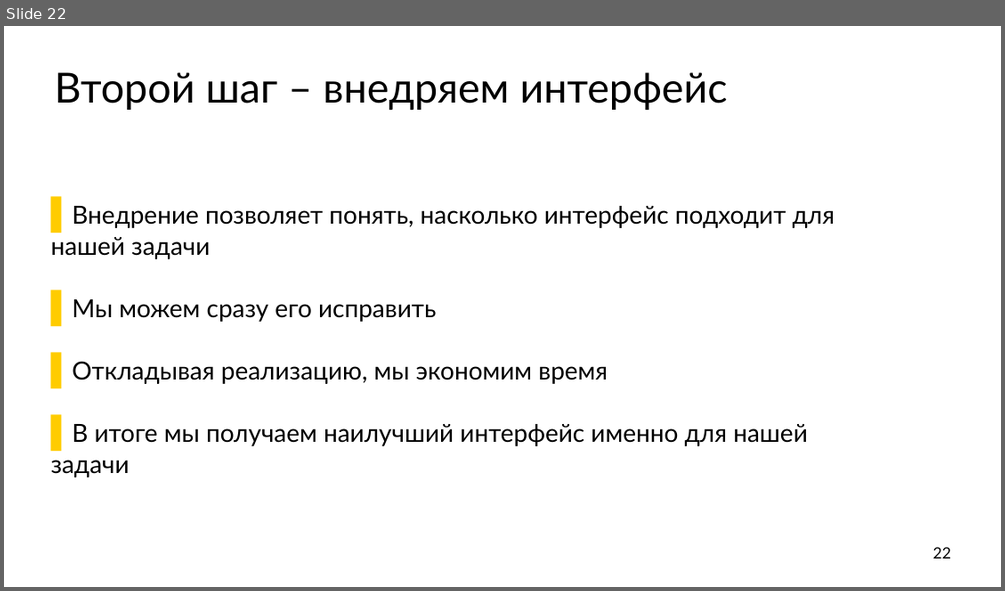
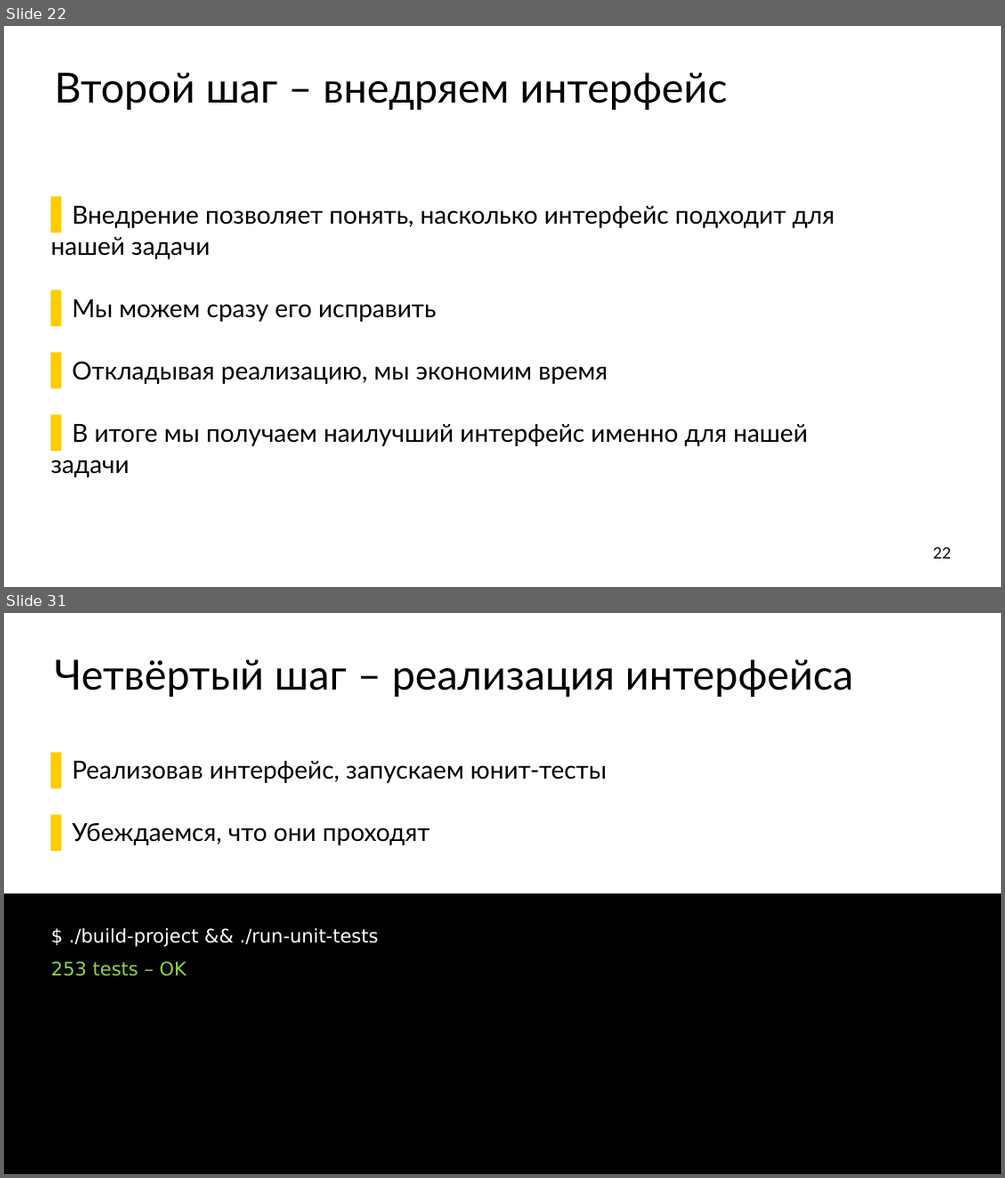
Before and after one commit to ishfb/secr2017, a slide deck: slides.pptx. Shown one above the other, each under a label of ours: slide 22 before the commit, slides 22 and 31 after it; the slides between them are not shown. The pictures are 1005x591 and 1005x1178 pixels, drawn with LibreOffice and Linux fonts; fonts in the diff are those of the drawing. Boxes give left, top, right and bottom in pixels: in the first picture for what was removed or moved away, otherwise in the second. Text is boxed around its words. In the diff, an @@ line names an element or a change of style, - is before the commit and + after.

```diff
--- a/slides.pptx
+++ b/slides.pptx
@@ slide 31 added at (x1=4, y1=613, x2=1001, y2=1174), background #FFFFFF @@
@@ title added at (x1=55, y1=659, x2=853, y2=697), 80 pt, text #000000 @@
+Четвёртый шаг – реализация интерфейса
@@ text added at (x1=72, y1=761, x2=607, y2=845), 48 pt, text #000000 @@
+  ▌ Реализовав интерфейс, запускаем юнит-тесты
+  ▌ Убеждаемся, что они проходят
@@ text added at (x1=4, y1=893, x2=1001, y2=1174), fill #000000, 36 pt, text #FFFFFF @@
+$ ./build-project && ./run-unit-tests
+253 tests – OK
```
Also in this commit, not shown: 2 slides changed, 11 other slides added, 1 slide removed, 1 other file.
